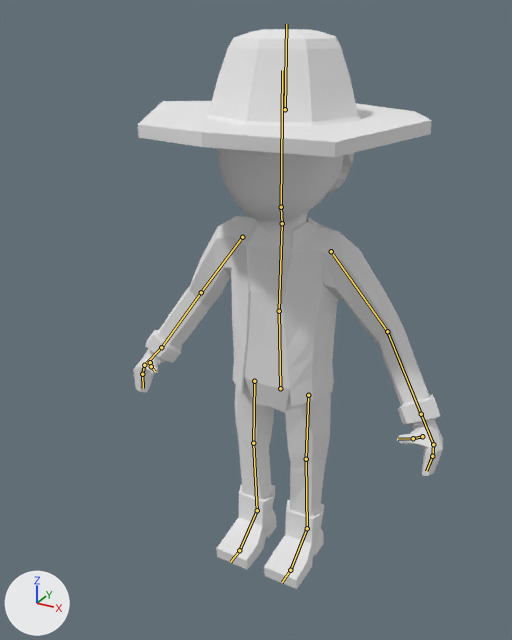
The Blender file OutofLight/Assets/Graphics/PlayerCharacter/Dave - Blend/Dave eGEN.blend as it was, and as the next commit left it.
Camera for both pictures: a 50 mm camera at (0.805, -1.607, 1.56) aimed at (-0.008, -0.13, 0.821). Every picture has the same lights, and +X, +Y and +Z are marked at lower left. The bones that bend it are drawn over the model as lines.

In view in the first picture: 'Character'.
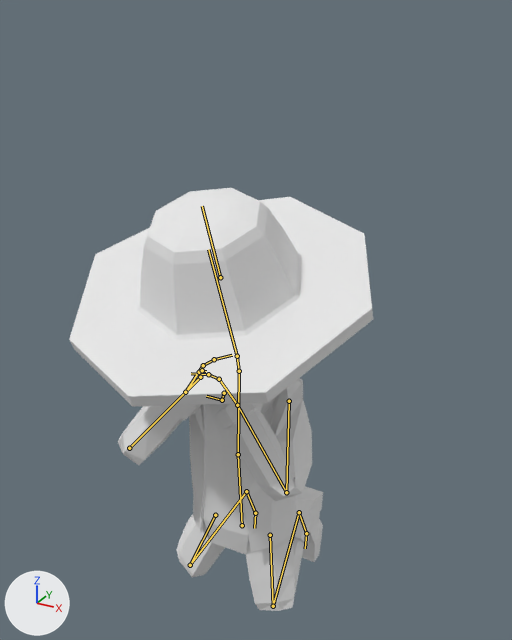
The newer file adds an action. The first version stands in its rest pose; the second is drawn at frame 35 of the action 'Death1'.

What differs and where, as boxes (x1, y1, x2, y2) in the pictures (512 x 640 px):
```json
{"object": "Character", "change": "posed", "before": [133, 29, 443, 589], "after": [69, 188, 373, 611], "on screen": "24% shorter"}
{"bone": "Torso", "before": "(280, 388) to (279, 311)", "after": "(242, 525) to (238, 454)"}
{"bone": "Head", "before": "(281, 207) to (282, 70)", "after": "(237, 356) to (208, 249)"}
{"bone": "Upper Arm.L", "before": "(331, 251) to (387, 331)", "after": "(289, 401) to (286, 492)"}
{"bone": "Lower Arm.L", "before": "(387, 331) to (421, 414)", "after": "(286, 492) to (237, 405)"}
{"bone": "Hand.L", "before": "(421, 414) to (433, 444)", "after": "(237, 405) to (219, 379)"}
{"bone": "Thumb02.L", "before": "(413, 438) to (398, 439)", "after": "(222, 400) to (206, 396)"}
{"bone": "Upper Arm.R", "before": "(242, 237) to (201, 292)", "after": "(200, 377) to (129, 448)"}
{"bone": "Lower Arm.R", "before": "(201, 292) to (161, 347)", "after": "(129, 448) to (185, 392)"}
```

Scene script edits in JSON lines:
```json
{"block": "bone_torso", "where": "bone_torso = bpy.data.objects['Armature'].pose.bones['Torso']  # child of 'Root'"}
{"op": "set", "path": "bone_torso.location", "old": "(0.0, 0.0, 0.0)", "new": "(-0.02, -3.06, -2.52)"}
{"block": "bone_head", "where": "bone_head = bpy.data.objects['Armature'].pose.bones['Head']  # child of 'Neck'"}
{"op": "set", "path": "bone_head.rotation_quaternion", "old": "(1.0, 0.0, 0.0, 0.0)", "new": "(0.984, -0.177, 0.0, 0.0)", "note": "degrees (0, 0, 0) -> degrees (-20, 0, 0)"}
{"block": "bone_upper_arm_l", "where": "bone_upper_arm_l = bpy.data.objects['Armature'].pose.bones['Upper Arm.L']  # child of 'Chest'"}
{"op": "set", "path": "bone_upper_arm_l.rotation_quaternion", "old": "(1.0, 0.0, 0.0, 0.0)", "new": "(0.654, 0.322, 0.547, -0.411)", "note": "degrees (0, 0, 0) -> degrees (-8, 79, -71)"}
{"block": "bone_lower_arm_l", "where": "bone_lower_arm_l = bpy.data.objects['Armature'].pose.bones['Lower Arm.L']  # child of 'Upper Arm.L'"}
{"op": "set", "path": "bone_lower_arm_l.rotation_quaternion", "old": "(1.0, 0.0, 0.0, 0.0)", "new": "(0.353, 0.908, 0.069, -0.215)", "note": "degrees (0, 0, 0) -> degrees (137, 26, -2)"}
{"block": "bone_hand_l", "where": "bone_hand_l = bpy.data.objects['Armature'].pose.bones['Hand.L']  # child of 'Lower Arm.L'"}
{"op": "set", "path": "bone_hand_l.rotation_quaternion", "old": "(1.0, 0.0, 0.0, 0.0)", "new": "(0.994, -0.104, -0.012, -0.013)", "note": "degrees (0, 0, 0) -> degrees (-12, -1, -1)"}
{"block": "bone_thumb02_l", "where": "bone_thumb02_l = bpy.data.objects['Armature'].pose.bones['Thumb02.L']  # child of 'Thumb01.L'"}
{"op": "set", "path": "bone_thumb02_l.rotation_quaternion", "old": "(1.0, 0.0, 0.0, 0.0)", "new": "(0.61, -0.616, -0.356, 0.35)", "note": "degrees (0, 0, 0) -> degrees (-91, 0, 60)"}
{"block": "bone_upper_arm_r", "where": "bone_upper_arm_r = bpy.data.objects['Armature'].pose.bones['Upper Arm.R']  # child of 'Chest'"}
{"op": "set", "path": "bone_upper_arm_r.rotation_quaternion", "old": "(1.0, 0.0, 0.0, 0.0)", "new": "(0.851, -0.195, 0.197, 0.446)", "note": "degrees (0, 0, 0) -> degrees (-10, 31, 52)"}
{"block": "bone_lower_arm_r", "where": "bone_lower_arm_r = bpy.data.objects['Armature'].pose.bones['Lower Arm.R']  # child of 'Upper Arm.R'"}
{"op": "set", "path": "bone_lower_arm_r.rotation_quaternion", "old": "(1.0, 0.0, 0.0, 0.0)", "new": "(0.472, -0.235, 0.03, 0.849)", "note": "degrees (0, 0, 0) -> degrees (-11, 25, 119)"}
{"block": "bone_leg_pole_target_l", "where": "bone_leg_pole_target_l = bpy.data.objects['Armature'].pose.bones['Leg pole target.L']  # child of 'Root'"}
{"op": "set", "path": "bone_leg_pole_target_l.location", "old": "(0.0, 0.0, 0.0)", "new": "(0.0, 5.86, 0.0)"}
{"block": "bone_leg_control_l", "where": "bone_leg_control_l = bpy.data.objects['Armature'].pose.bones['Leg Control.L']  # child of 'Root'"}
{"op": "set", "path": "bone_leg_control_l.location", "old": "(0.0, 0.0, 0.0)", "new": "(-0.03, 0.28, 2.22)"}
{"op": "set", "path": "bone_leg_control_l.rotation_quaternion", "old": "(1.0, 0.0, 0.0, 0.0)", "new": "(0.757, -0.653, 0.0, 0.0)", "note": "degrees (0, 0, 0) -> degrees (-82, 0, 0)"}
{"block": "bone_leg_pole_target_r", "where": "bone_leg_pole_target_r = bpy.data.objects['Armature'].pose.bones['Leg pole target.R']  # child of 'Root'"}
{"op": "set", "path": "bone_leg_pole_target_r.location", "old": "(0.0, 0.0, 0.0)", "new": "(0.0, 5.86, 0.0)"}
{"block": "bone_leg_control_r", "where": "bone_leg_control_r = bpy.data.objects['Armature'].pose.bones['Leg Control.R']  # child of 'Root'"}
{"op": "set", "path": "bone_leg_control_r.location", "old": "(0.0, 0.0, 0.0)", "new": "(0.0, 0.26, 2.3)"}
{"op": "set", "path": "bone_leg_control_r.rotation_quaternion", "old": "(1.0, 0.0, 0.0, 0.0)", "new": "(0.761, -0.649, 0.0, 0.0)", "note": "degrees (0, 0, 0) -> degrees (-81, 0, 0)"}
```
